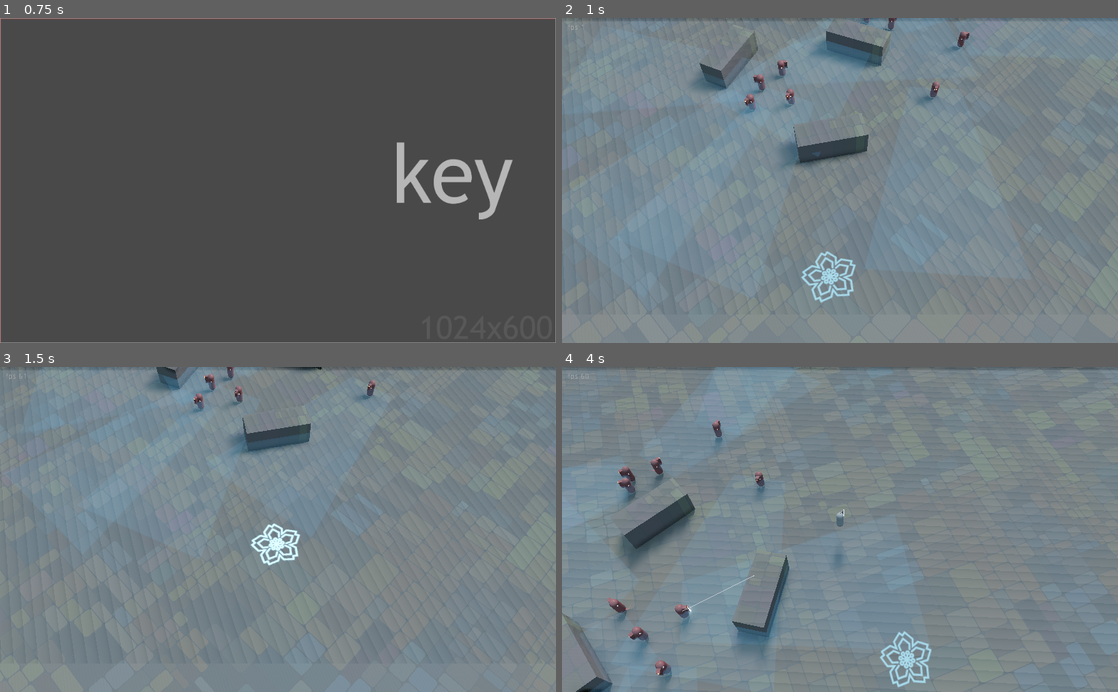
Above: before the commit, frames 1-4 (two rows, left to right).
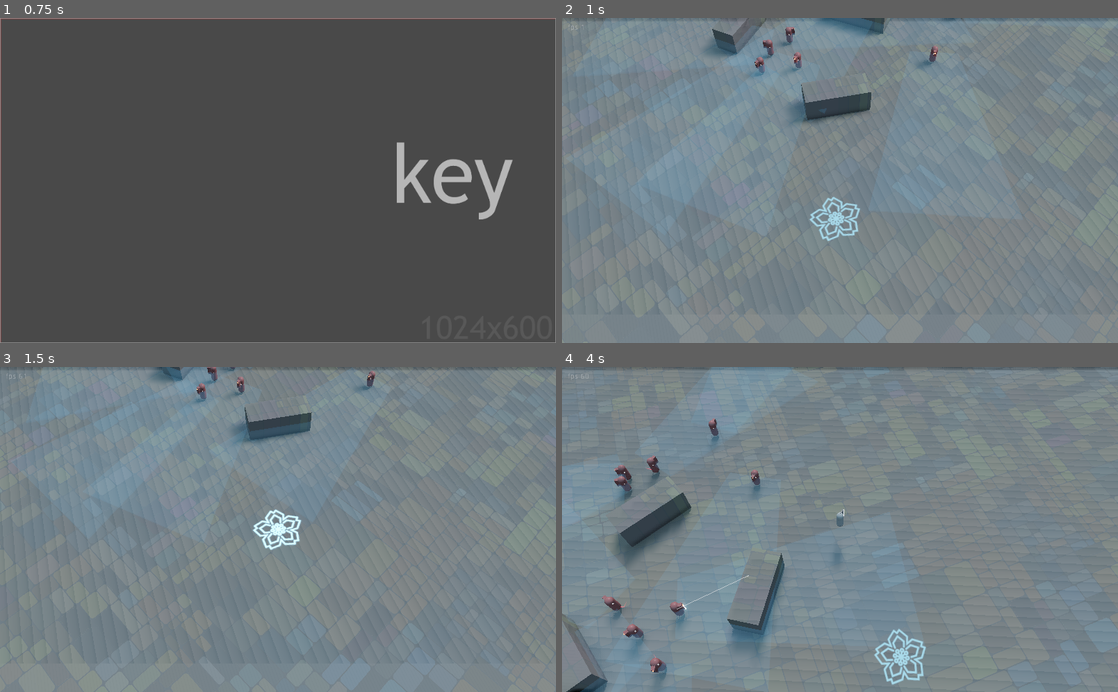
Above: after the commit, the same moments.

Repository: ioxu/key
Game: Godot game, scene res://scenes/splash.tscn
The game is run twice, just before and just after one commit, with the same random seed, the same clock (stepped at 60 frames per second) and the same inputs.
Inputs (mouse positions are in pixels of both pictures, inside the frame that each line leads up to):
- Up to frame 1 (0.75 s): tap Enter at 0.5 s; move the mouse to (400, 164) at 0.52 s; hold D (move_right) from 0.53 s (still down); hold Left (camera_rotate_left) from 0.53 s (still down); click (400, 164) at 0.67 s
- Up to frame 2 (1 s): keep holding D (move_right); keep holding Left (camera_rotate_left); tap Space (jump) at 0.77 s
- Up to frame 3 (1.5 s): move the mouse to (166, 545) at 1.27 s; release D (move_right) at 1.28 s; release Left (camera_rotate_left) at 1.28 s; hold S (move_down) from 1.28 s (still down); tap Right (camera_rotate_right) at 1.35 s
- Up to frame 4 (4 s): tap Space (jump) at 1.52, 3.02, 3.77 s; move the mouse to (895, 458) at 2.02 s; release S (move_down) at 2.03 s; hold D (move_right) 2.03-2.78 s; click (895, 458) at 2.1 s; move the mouse to (812, 594) at 2.77 s; hold W (move_up) 2.78-3.53 s; tap Left (camera_rotate_left) at 2.85 s; click (812, 594) at 2.92 s; move the mouse to (1006, 578) at 3.52 s; hold A (move_left) from 3.53 s (still down); hold Right (camera_rotate_right) from 3.53 s (still down)

Frame 1 is identical in both runs. In frame 2, 8.9% of the frame differs, in the area x 0-100%, y 0-92%; in frame 3, 4.0%; in frame 4, 4.4%.

Commit message:
tidied spawnpoint recall

Diff:
--- a/data/enemies/Enemy.gd
+++ b/data/enemies/Enemy.gd
@@ -125,7 +125,7 @@
 
 
 func _attack_enter() -> void:
-	print("++ attack enter ++")
+	#print("++ attack enter ++")
 	$alert_icon.visible = true
 	attack_move = "rush"
 	attack_move_timer.start( attack_move_rng.randf_range(0.2, 0.5) )
@@ -141,12 +141,7 @@
 
 	rotate_toward_target(delta)
 
-	#var do_fire = firing_noise_rng.get_noise_1d(age + age_offset) > 0.0
-	#print("do_fire ", firing_noise_rng.get_noise_1d(age + age_offset), " ", do_fire)
-	#var do_fire = fmod(age + age_offset, 1.0) > 0.5
 	var do_fire = firing_noise_rng.get_noise_1d(age + age_offset) > 0.0
-	#print("do_fire ", firing_noise_rng.get_noise_1d(age + age_offset), " ", do_fire)
-
 	if do_fire:
 		activate_weapon(delta)
 	else:
@@ -324,10 +319,12 @@
 
 func _on_VisibilityNotifier_camera_entered(camera):
 	# return to full processing
-	print(self.get_path(), " entered camera")
+	#print(self.get_path(), " entered camera")
+	pass
 
 
 
 func _on_VisibilityNotifier_camera_exited(camera):
 	# LOD process, animation and, movement
-	print(self.get_path(), " exited camera")
+	#print(self.get_path(), " exited camera")
+	pass
--- a/data/enemies/vision_raycast.gd
+++ b/data/enemies/vision_raycast.gd
@@ -26,7 +26,7 @@
 
 
 func _is_target_visible():
-	if target:
+	if target and target.targetable:
 		from = get_owner().global_transform.origin
 		to = target.global_transform.origin
 		to = Vector3(to.x, from.y, to.z)
--- a/data/shaders/trail_shader_material.tres
+++ b/data/shaders/trail_shader_material.tres
@@ -10,7 +10,7 @@
 shader_param/roughness = null
 shader_param/point_size = 3.5
 shader_param/emission = Color( 0.419608, 0.658824, 0.909804, 1 )
-shader_param/emission_energy = 10.0
+shader_param/emission_energy = 20.0
 shader_param/uv1_scale = null
 shader_param/uv1_offset = null
 shader_param/uv2_scale = null
--- a/data/spawn_points/spawn_point_player.gd
+++ b/data/spawn_points/spawn_point_player.gd
@@ -8,12 +8,14 @@
 	transport_player_to_spawn_point()
 
 
-func _process(delta):
-	print("@@@",$arrival_tween.tell())
+#func _process(delta):
+#	#print("@@@",$arrival_tween.tell())
+#	pass
 
 
 func transport_player_to_spawn_point():
-	player.active = false
+	print("begin recall to spawnpoint")
+	player.set_active( false )
 	#yield(get_tree().create_timer(1.0), "timeout")
 	$arrival_tween.interpolate_property(
 		player,
@@ -21,11 +23,15 @@
 		player.global_transform.origin,
 		global_transform.origin,
 		$arrival_tween.playback_speed,
-		Tween.TRANS_QUAD,
-		Tween.EASE_IN_OUT
+		Tween.TRANS_QUART,
+		Tween.EASE_OUT
 	)
+	player.visible = false
 	$arrival_tween.start()
 
 
-func _on_arrival_tween_tween_all_completed():
+func _on_arrival_tween_tween_completed(object, key):
+	print("arrived at spawnpoint")
+	#$arrival_tween.stop(player, "translation")
+	$arrival_tween.remove_all()
 	player.respawn()
--- a/data/spawn_points/spawn_point_player.tscn
+++ b/data/spawn_points/spawn_point_player.tscn
@@ -11,7 +11,7 @@
 albedo_texture = ExtResource( 1 )
 emission_enabled = true
 emission = Color( 0.552941, 0.756863, 0.858824, 1 )
-emission_energy = 0.996818
+emission_energy = 3.08223
 emission_operator = 0
 emission_on_uv2 = false
 
@@ -44,6 +44,7 @@
 anims/pulse = SubResource( 3 )
 
 [node name="arrival_tween" type="Tween" parent="."]
+playback_process_mode = 0
 playback_speed = 2.0
 playback/speed = 2.0
-[connection signal="tween_all_completed" from="arrival_tween" to="." method="_on_arrival_tween_tween_all_completed"]
+[connection signal="tween_completed" from="arrival_tween" to="." method="_on_arrival_tween_tween_completed"]
--- a/data/statemachine/enemy/enemyFSM.gd
+++ b/data/statemachine/enemy/enemyFSM.gd
@@ -22,7 +22,7 @@
 
 
 func _enter_state(new_state, old_state):
-	print("_enter_state ", new_state)
+	#print("_enter_state ", new_state)
 	match new_state:
 		"idle":
 			#print("  entering idle")
@@ -32,7 +32,7 @@
 			parent._attack_enter()
 
 func _exit_state(old_state, new_state):
-	print("_exit_state ", old_state)
+	#print("_exit_state ", old_state)
 	match new_state:
 		"idle":
 			#print("  exiting attack")
--- a/scenes/player/player.gd
+++ b/scenes/player/player.gd
@@ -1,6 +1,6 @@
 extends KinematicBody
 
-export var initial_health : float = 10000.0
+export var initial_health : float = 1000.0
 var health : float setget set_health
 export var targetable := true
 export var active := true setget set_active, get_active
@@ -20,16 +20,31 @@
 
 
 func set_active(new_value):
-	visible = new_value
+	active = new_value
+	#visible = new_value
 	$CollisionShape.disabled = !new_value
 	targetable = new_value
 	$Controller.set_physics_process(new_value)
 	$Controller.set_process(new_value)
+	$Controller.set_process_input(new_value)
+	$Controller.set_process_unhandled_input(new_value)
+	$Controller.weapon.activated = false
 
 
 func set_health(new_value):
 	health = new_value
 	hurt_meter.set_factor( 1.0 - health/initial_health )
+	if health <= 0.0:
+		die()
+
+
+func die():
+	$MeshInstance/hurt_meter.visible = false
+	$icons/death_icon.visible = true
+	set_active(false)
+	yield(get_tree().create_timer(1.5), "timeout")
+	visible = false
+	spawn_point.transport_player_to_spawn_point()
 
 
 func respawn():
@@ -37,6 +52,7 @@
 	set_active(true)
 	$MeshInstance/hurt_meter.visible = true
 	$icons/death_icon.visible = false
+	visible = true
 
 
 func get_active():
@@ -44,10 +60,8 @@
 
 
 func bullet_hit(bullet):
+	if !get_active():
+		return
+
 	var damage = damage_rng.randf_range(bullet.damage_range[0], bullet.damage_range[1])
 	set_health( health - damage )
-	if health <= 0.0:
-		$MeshInstance/hurt_meter.visible = false
-		$icons/death_icon.visible = true
-		yield(get_tree().create_timer(.55), "timeout")
-		spawn_point.transport_player_to_spawn_point()
